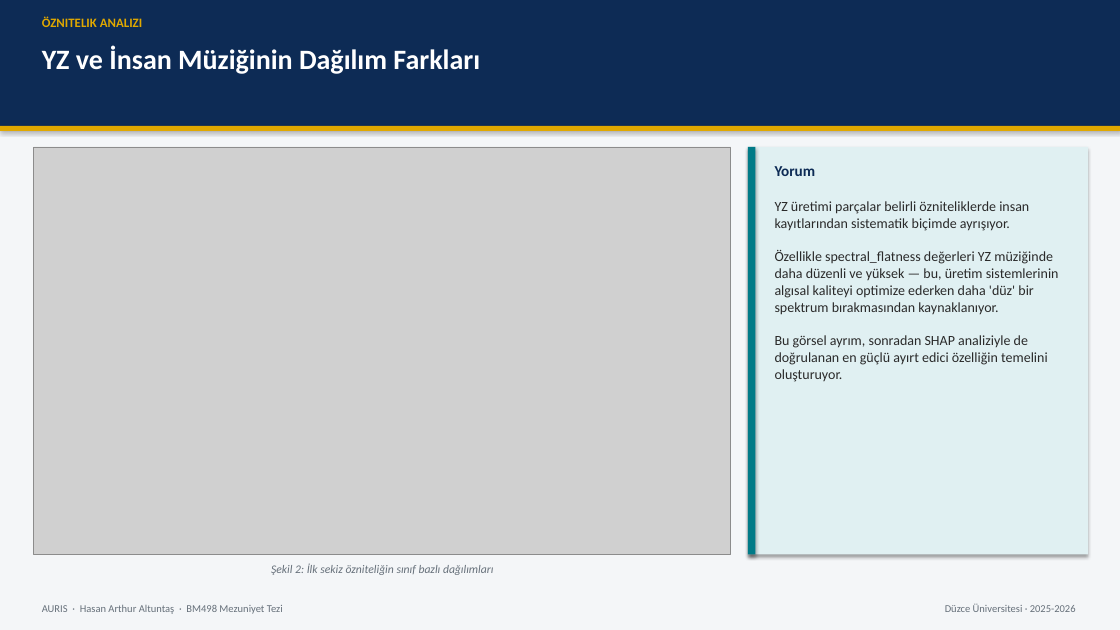
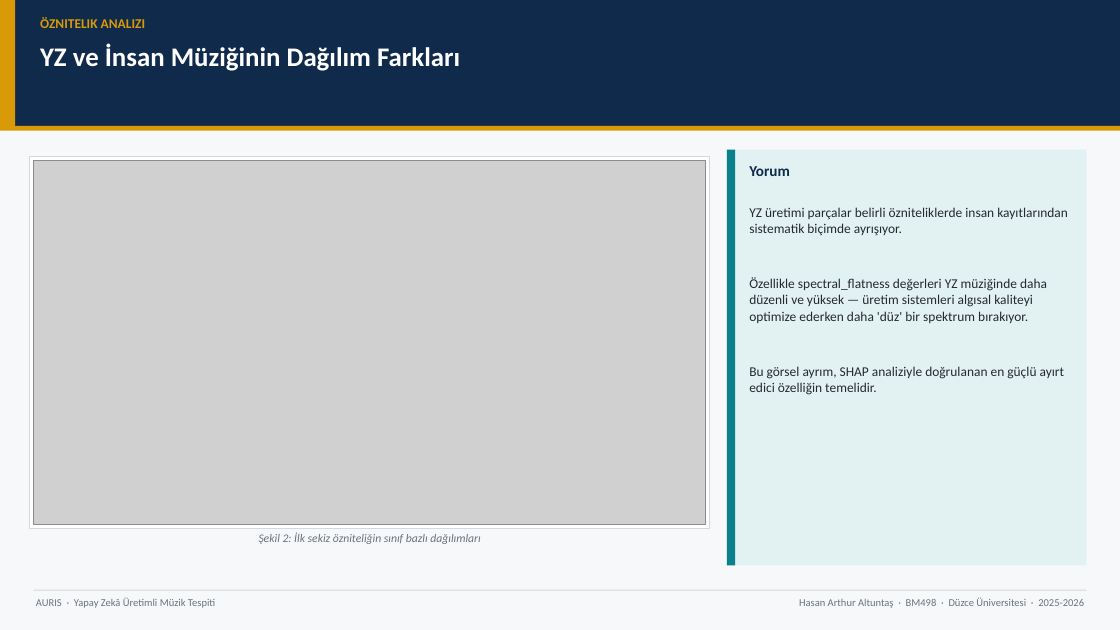
Before and after one commit to Rtur2003/CrownCode, a slide deck: slide 18 of docs/academic/TeslimEdilecekler/Sunumlar/AURIS_Tum_Sunumlar_Birlesik.pptx. Drawn at 1120x630 pixels with LibreOffice and Linux fonts; fonts in the diff are those of the drawing; grey boxes stand for pictures. Boxes give left, top, right and bottom in pixels: in the first picture for what was removed or moved away, otherwise in the second. Text is boxed around its words. In the diff, an @@ line names an element or a change of style, - is before the commit and + after.

Commit message:
Update presentation files and modify footer text in sunum_lib.py for clarity

```diff
--- a/docs/academic/TeslimEdilecekler/Sunumlar/AURIS_Tum_Sunumlar_Birlesik.pptx
+++ b/docs/academic/TeslimEdilecekler/Sunumlar/AURIS_Tum_Sunumlar_Birlesik.pptx
@@ background #F4F6F8 to #F6F8FA @@
@@ rectangle at (x1=0, y1=0, x2=1120, y2=126): fill #0D2B55 to #102A4C; shadow off @@
@@ rectangle added at (x1=0, y1=0, x2=15, y2=126), fill #D99A07 @@
@@ text "ÖZNITELIK ANALIZI" at (x1=40, y1=17, x2=145, y2=28): size 11 to 11.5 pt, text colour #E0A800 to #D99A07 @@
@@ text "YZ ve İnsan Müziğinin Dağılım ..." at (x1=40, y1=44, x2=460, y2=71): size 24 to 23 pt @@
@@ rectangle at (x1=0, y1=126, x2=1120, y2=131): fill #E0A800 to #D99A07; shadow off @@
@@ rectangle added at (x1=29, y1=157, x2=710, y2=529), fill #FFFFFF, outline #D2D9E0 0.75 pt @@
@@ picture resized from (x1=34, y1=147, x2=731, y2=555) to (x1=34, y1=161, x2=706, y2=525) @@
@@ rectangle resized from (x1=748, y1=147, x2=1088, y2=555) to (x1=727, y1=150, x2=1086, y2=565) @@
@@ rectangle at (x1=727, y1=150, x2=1086, y2=565): fill #E0F0F2 to #E2F1F2; shadow off @@
@@ rectangle resized from (x1=748, y1=147, x2=755, y2=555) to (x1=727, y1=150, x2=735, y2=565) @@
@@ rectangle at (x1=727, y1=150, x2=735, y2=565): fill #007A87 to #0A808C; shadow off @@
@@ text "Yorum" moved from (x1=775, y1=166, x2=816, y2=176) to (x1=749, y1=166, x2=790, y2=176) @@
@@ text "Yorum" at (x1=749, y1=166, x2=790, y2=176): text colour #0D2B55 to #102A4C @@
@@ text at (x1=749, y1=207, x2=1068, y2=395): text changed; size 12 to 11.5 pt; text colour #2A2A2A to #242A30 @@
-YZ üretimi parçalar belirli özniteliklerde insan kayıtlarından sistematik biçimde ayrışıyor.
-Özellikle spectral_flatness değerleri YZ müziğinde daha düzenli ve yüksek — bu, üretim sistemlerinin algısal kaliteyi optimize ederken daha 'düz' bir spektrum bırakmasından kaynaklanıyor.
-Bu görsel ayrım, sonradan SHAP analiziyle de doğrulanan en güçlü ayırt edici özelliğin temelini oluşturuyor.
+YZ üretimi parçalar belirli özniteliklerde insan kayıtlarından sistematik biçimde ayrışıyor.
+Özellikle spectral_flatness değerleri YZ müziğinde daha düzenli ve yüksek — üretim sistemleri algısal kaliteyi optimize ederken daha 'düz' bir spektrum bırakıyor.
+Bu görsel ayrım, SHAP analiziyle doğrulanan en güçlü ayırt edici özelliğin temelidir.
@@ text "Şekil 2: İlk sekiz özniteliğin ..." moved from (x1=271, y1=563, x2=493, y2=575) to (x1=259, y1=532, x2=480, y2=544) @@
@@ text "Şekil 2: İlk sekiz özniteliğin ..." at (x1=259, y1=532, x2=480, y2=544): text colour #66707A to #6A7480 @@
@@ rectangle added at (x1=34, y1=590, x2=1086, y2=591), fill #D2D9E0 @@
@@ text added at (x1=36, y1=598, x2=215, y2=608), 9 pt, text #6A7480 @@
+AURIS · Yapay Zekâ Üretimli Müzik Tespiti
@@ text at (x1=799, y1=597, x2=1084, y2=608): text changed; text colour #66707A to #6A7480 @@
-Düzce Üniversitesi · 2025-2026
+Hasan Arthur Altuntaş · BM498 · Düzce Üniversitesi · 2025-2026
@@ text removed at (x1=42, y1=605, x2=283, y2=614) @@
-AURIS · Hasan Arthur Altuntaş · BM498 Mezuniyet Tezi
```
Also in this commit, not shown: 44 other slides changed, 3 other files.
